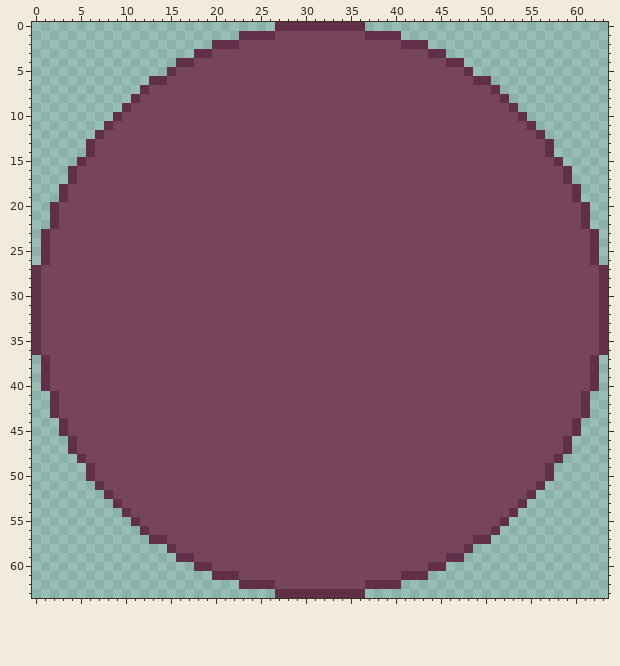
Two states of a pixel-art file, .dev files/sprites/sprite_circle.aseprite. Above: the version before the commit.
64x64 pixels, 1 frame. Colours within 5 levels of each other are drawn and written as one.
After the commit:
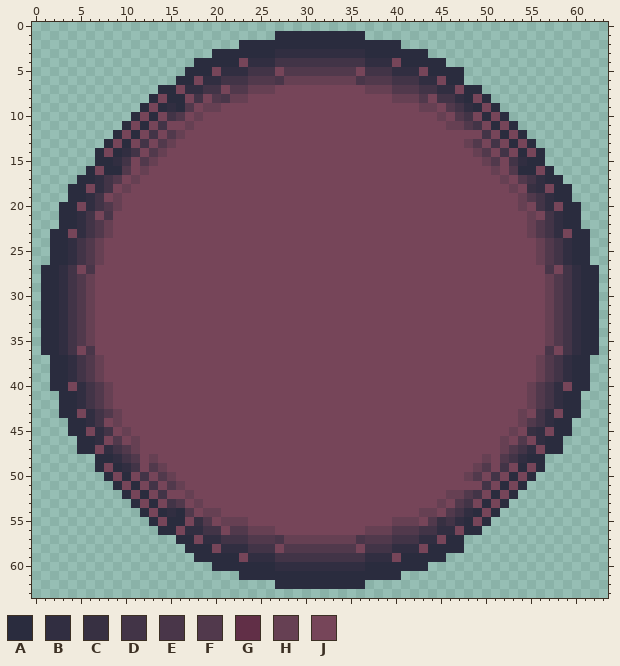
Palette (. is transparent): A #2a2c3e  B #312e41  C #373042  D #423447  E #493649  F #51394c  G #612f47  H #664053  J #764559
What changed:
layer "Layer 2" added
Layers "Layer 2", "Layer 1":
y 0: x 27..36 GGGGGGGGGG -> ..........
y 1: x 23..40 GGGGJJJJJJJJJJGGGG -> ....AAAAAAAAAA....
y 2: x 20..43 GGGJJJJJJJJJJJJJJJJJJGGG -> ...AAAAAAAAAAAAAAAAAA...
y 3: x 18..45 GGJJJJJJJJJJJJJJJJJJJJJJJJGG -> ..AAAAAAABBBBBBBBBBAAAAAAA..
y 4: x 16..22 GGJJJJJ -> ..AAAAA; x 24..39 JJJJJJJJJJJJJJJJ -> BBBDDDDDDDDDDBBB; x 41..47 JJJJJGG -> AAAAA..
y 5: x 15..19 GJJJJ -> ..AAA; x 21..26 JJJJJJ -> BBBDDD; x 28..35 JJJJJJJJ -> FFFFFFFF; x 37..42 JJJJJJ -> DDDBBB; x 44..48 JJJJG -> AAAA.
y 6: x 13..17 GGJJJ -> ...AA; x 19..44 JJJJJJJJJJJJJJJJJJJJJJJJJJ -> BBDDDFFFEHHHHHHHHEFFFDDDBB; x 46..50 JJJGG -> AA...
y 7: x 12..15 GJJJ -> ..AA; x 17..20 JJJJ -> BBDD; x 22..26 JJJJJ -> FFHHH; x 37..46 JJJJJJJJJJ -> HHHFFFDDBB; x 48..51 JJJG -> AA..
y 8: x 11..13 GJJ -> ..A; x 15..16 JJ -> AA; x 18 J -> D; x 20..23 JJJJ -> FEHH; x 40..43 JJJJ -> HHHF; x 45..48 JJJJ -> DDBA; x 50..52 JJG -> A..
y 9: x 10..12 GJJ -> ..A; x 14..17 JJJJ -> ABAF; x 19..20 JJ -> HH; x 43..44 JJ -> HH; x 46..49 JJJJ -> FDBA; x 51..53 JJG -> A..
y 10: x 9..11 GJJ -> ..A; x 13 J -> A; x 15..16 JJ -> DF; x 18 J -> H; x 45 J -> H; x 47..48 JJ -> FD; x 50 J -> A; x 52..54 JJG -> A..
y 11: x 8..10 GJJ -> ..A; x 12 J -> A; x 14 J -> D; x 17 J -> H; x 46..49 JJJJ -> HHFD; x 51 J -> A; x 53..55 JJG -> A..
y 12: x 7..9 GJJ -> ..A; x 11 J -> A; x 13 J -> D; x 15..16 JJ -> FH; x 50 J -> D; x 52 J -> A; x 54..56 JJG -> A..
y 13: x 6..8 GJJ -> ..A; x 10 J -> A; x 12 J -> D; x 14..15 JJ -> FH; x 48..49 JJ -> HF; x 51 J -> D; x 53 J -> A; x 55..57 JJG -> A..
y 14: x 6..7 GJ -> .A; x 9..11 JJJ -> ABD; x 13..14 JJ -> FH; x 49..50 JJ -> HF; x 52 J -> D; x 54 J -> A; x 56..57 JG -> A.
y 15: x 5..10 GJJJJJ -> ..AABD; x 12..13 JJ -> FH; x 50..51 JJ -> HF; x 53..58 JJJJJG -> DBAA..
y 16: x 4..6 GJJ -> ..A; x 8..10 JJJ -> AAF; x 12 J -> H; x 51 J -> H; x 53..55 JJJ -> FAA; x 57..59 JJG -> A..
y 17: x 4..9 GJJJJJ -> .AABDF; x 11 J -> H; x 52 J -> H; x 54..59 JJJJJG -> FDBAA.
y 18: x 3..5 GJJ -> .AA; x 7..8 JJ -> BD; x 10 J -> H; x 53 J -> H; x 55..56 JJ -> CB; x 58..60 JJG -> AA.
y 19: x 3..7 GJJJJ -> .AABD; x 9 J -> H; x 54..60 JJJJJJG -> HFDBAA.
y 20: x 2..4 GJJ -> .AA; x 6..9 JJJJ -> BDFH; x 54 J -> H; x 56..57 JJ -> DB; x 59..61 JJG -> AA.
y 21: x 2..6 GJJJJ -> .AABD; x 8 J -> E; x 55 J -> H; x 57..61 JJJJG -> DBAA.
y 22: x 2..8 GJJJJJJ -> .AABDFH; x 55..61 JJJJJJG -> HFDBAA.
y 23: x 1..3 GJJ -> .AA; x 5..8 JJJJ -> BDFH; x 55..58 JJJJ -> HFDB; x 60..62 JJG -> AA.
y 24..26: x 1..7 GJJJJJJ -> .AABDFH; x 56..62 JJJJJJG -> HFDBAA.
y 27: x 0..4 GJJJJ -> .AABD; x 6 J -> E; x 57 J -> E; x 59..63 JJJJG -> DBAA.
y 28..35: x 0..6 GJJJJJJ -> .AABDFH; x 57..63 JJJJJJG -> HFDBAA.
y 36: x 0..4 GJJJJ -> .AABD; x 6 J -> E; x 57 J -> E; x 59..63 JJJJG -> DBAA.
y 37..39: x 1..7 GJJJJJJ -> .AABDFH; x 56..62 JJJJJJG -> HFDBAA.
y 40: x 1..3 GJJ -> .AA; x 5..8 JJJJ -> BDFH; x 55..58 JJJJ -> HFDB; x 60..62 JJG -> AA.
y 41..42: x 2..8 GJJJJJJ -> .AABDFH; x 55..61 JJJJJJG -> HFDBAA.
y 43: x 2..4 GJJ -> .AA; x 6..9 JJJJ -> BDFH; x 54 J -> H; x 56..57 JJ -> DB; x 59..61 JJG -> AA.
y 44: x 3..7 GJJJJ -> .AABD; x 9 J -> H; x 54..60 JJJJJJG -> HFDBAA.
y 45: x 3..5 GJJ -> .AA; x 7..8 JJ -> BD; x 10 J -> H; x 53 J -> H; x 55..56 JJ -> CB; x 58..60 JJG -> AA.
y 46: x 4..7 GJJJ -> .AAB; x 9 J -> F; x 11 J -> H; x 52 J -> H; x 54 J -> F; x 56..59 JJJG -> BAA.
y 47: x 4..6 GJJ -> .AA; x 8..11 JJJJ -> BDFH; x 52..55 JJJJ -> HFDB; x 57..59 JJG -> AA.
y 48: x 5..11 GJJJJJJ -> ..AABDF; x 13 J -> H; x 50 J -> H; x 52..58 JJJJJJG -> FDBAA..
y 49: x 6..7 GJ -> .A; x 9..11 JJJ -> ABD; x 13..14 JJ -> FH; x 49..50 JJ -> HF; x 52 J -> D; x 54 J -> A; x 56..57 JG -> A.
y 50: x 6..8 GJJ -> ..A; x 10 J -> A; x 12 J -> D; x 14..15 JJ -> FH; x 48..49 JJ -> HF; x 51 J -> D; x 53 J -> A; x 55..57 JJG -> A..
y 51: x 7..9 GJJ -> ..A; x 11 J -> A; x 13 J -> D; x 15..16 JJ -> FH; x 50 J -> D; x 52 J -> A; x 54..56 JJG -> A..
y 52: x 8..10 GJJ -> ..A; x 12 J -> A; x 14 J -> D; x 17 J -> H; x 46..49 JJJJ -> HHFD; x 51 J -> A; x 53..55 JJG -> A..
y 53: x 9..11 GJJ -> ..A; x 13 J -> A; x 15..16 JJ -> DF; x 18 J -> H; x 45 J -> H; x 47..48 JJ -> FD; x 50 J -> A; x 52..54 JJG -> A..
y 54: x 10..12 GJJ -> ..A; x 14..17 JJJJ -> ABAF; x 19..20 JJ -> HH; x 43..44 JJ -> HH; x 46..49 JJJJ -> FDBA; x 51..53 JJG -> A..
y 55: x 11..13 GJJ -> ..A; x 15..16 JJ -> AA; x 18..19 JJ -> CF; x 21..23 JJJ -> HHH; x 40..42 JJJ -> HHH; x 44..48 JJJJJ -> FCDBA; x 50..52 JJG -> A..
y 56: x 12..15 GJJJ -> ..AA; x 17..20 JJJJ -> BBDD; x 22..26 JJJJJ -> FFHHH; x 37..46 JJJJJJJJJJ -> HHHFFFDDBB; x 48..51 JJJG -> AA..
y 57: x 13..17 GGJJJ -> ...AA; x 19..44 JJJJJJJJJJJJJJJJJJJJJJJJJJ -> BBDDDFFFEHHHHHHHHEFFFDDDBB; x 46..50 JJJGG -> AA...
y 58: x 15..19 GJJJJ -> ..AAA; x 21..26 JJJJJJ -> BBBDDD; x 28..35 JJJJJJJJ -> FFFFFFFF; x 37..42 JJJJJJ -> DDDBBB; x 44..48 JJJJG -> AAAA.
y 59: x 16..22 GGJJJJJ -> ..AAAAA; x 24..39 JJJJJJJJJJJJJJJJ -> BBBDDDDDDDDDDBBB; x 41..47 JJJJJGG -> AAAAA..
y 60: x 18..45 GGJJJJJJJJJJJJJJJJJJJJJJJJGG -> ..AAAAAAABBBBBBBBBBAAAAAAA..
y 61: x 20..43 GGGJJJJJJJJJJJJJJJJJJGGG -> ...AAAAAAAAAAAAAAAAAA...
y 62: x 23..40 GGGGJJJJJJJJJJGGGG -> ....AAAAAAAAAA....
y 63: x 27..36 GGGGGGGGGG -> ..........
Where, in picture pixels (left, top, right, bottom), the same in both pictures:
changed: (32, 22, 608, 598)
